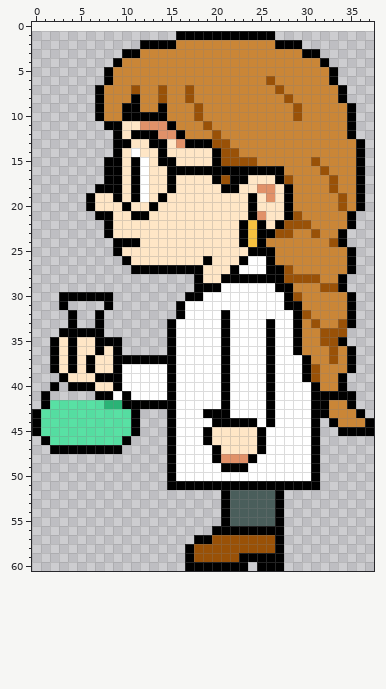
Pixel-art sprite, stored at Assets/sprites/Player/left.png. The first picture shows the starting point.
The file is 38x60 pixels. The old version is drawn lined up with the new one, on the new canvas.
Once edited:
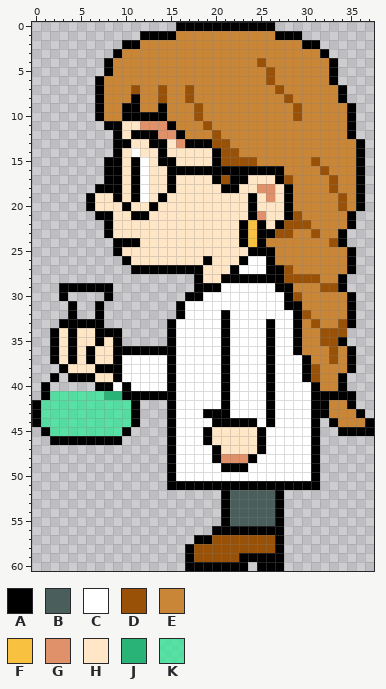
Palette (. is transparent): A #000000  B #4a5e5b  C #ffffff  D #995107  E #ca8637  F #f8c240  G #e19169  H #ffe6c6  J #2ab376  K #37e698c7
Commit: made left the same height as front
Edits made:
{"change": "canvas 38x60 -> 38x61, the old top-left corner now at 0,1"}
{"y":0,"x":16,"old":"...........","new":"AAAAAAAAAAA"}
{"y":1,"x":12,"old":"....AAAAAAAAAAA...","new":"AAAAEEEEEEEEEEEAAA"}
{"y":2,"x":10,"old":"..AAAA","new":"AAEEEE"}
{"y":2,"x":27,"old":"AAA..","new":"EEEAA"}
{"y":3,"x":9,"old":".AA","new":"AEE"}
{"y":3,"x":30,"old":"AA.","new":"EEA"}
{"y":4,"x":8,"old":".A","new":"AE"}
{"y":4,"x":25,"old":"E","new":"D"}
{"y":4,"x":32,"old":"A.","new":"EA"}
{"y":5,"x":26,"old":"E","new":"D"}
{"y":6,"x":7,"old":".A","new":"AE"}
{"y":29,"x":3,"old":"......","new":"AAAAAA"}
{"y":30,"x":4,"old":"AAAA","new":"...."}
{"y":31,"x":3,"old":"A.","new":".A"}
{"y":31,"x":7,"old":".A","new":"A."}
{"y":33,"x":3,"old":".","new":"A"}
{"y":33,"x":5,"old":"..","new":"AA"}
{"y":34,"x":2,"old":".A","new":"AH"}
{"y":34,"x":5,"old":"AA","new":"HH"}
{"y":34,"x":8,"old":"..","new":"AA"}
{"y":35,"x":8,"old":"A","new":"H"}
{"y":36,"x":6,"old":"HA","new":"AH"}
{"y":36,"x":10,"old":".....","new":"AAAAA"}
{"y":37,"x":10,"old":"AAAAA","new":"CCCCC"}
{"y":38,"x":2,"old":"AHA","new":".AH"}
{"y":38,"x":6,"old":"AHH","new":"HAA"}
{"y":39,"x":2,"old":".AHHHAA","new":"A.AAAHH"}
{"y":40,"x":1,"old":".A","new":"A."}
{"y":40,"x":4,"old":"AAAHHAC","new":"...AACA"}
{"y":41,"x":2,"old":".....AAC","new":"KKKKKKJJ"}
{"y":41,"x":11,"old":"CCCC","new":"AAAA"}
{"y":42,"x":0,"old":".A","new":"AK"}
{"y":42,"x":8,"old":"JJA","new":"KKK"}
{"y":42,"x":12,"old":"AAA","new":"..."}
{"y":45,"x":0,"old":"AK","new":".A"}
{"y":45,"x":10,"old":"KA","new":"A."}
{"y":46,"x":1,"old":"AKKKKKKKKA","new":".AAAAAAAA."}
{"y":47,"x":2,"old":"AAAAAAAA","new":"........"}
